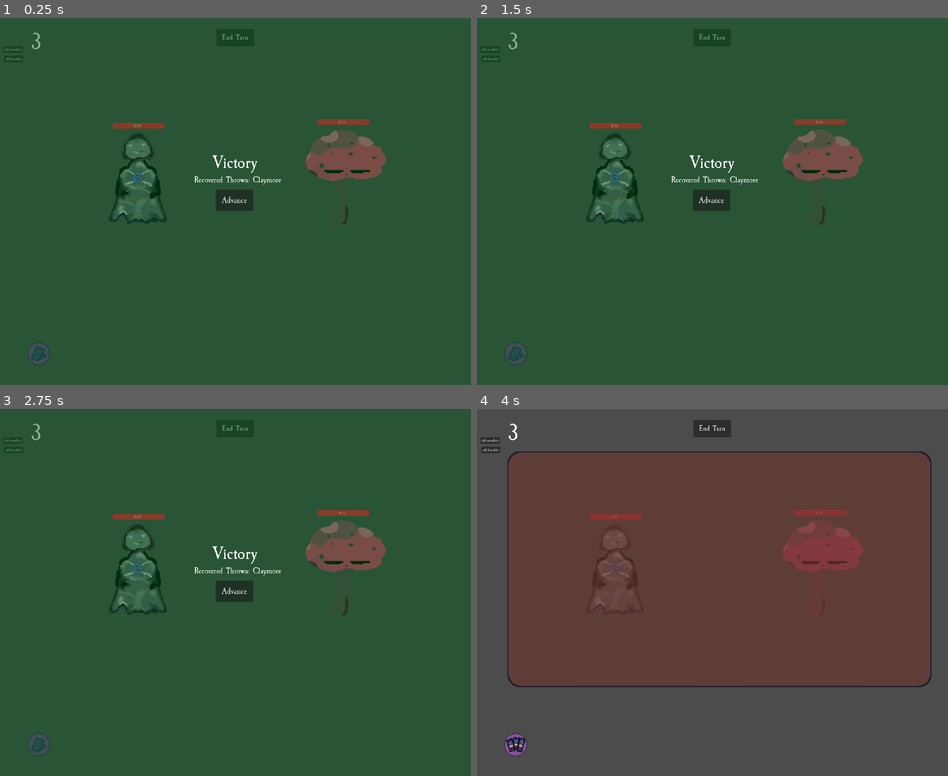
Above: before the commit, frames 1-4 (two rows, left to right).
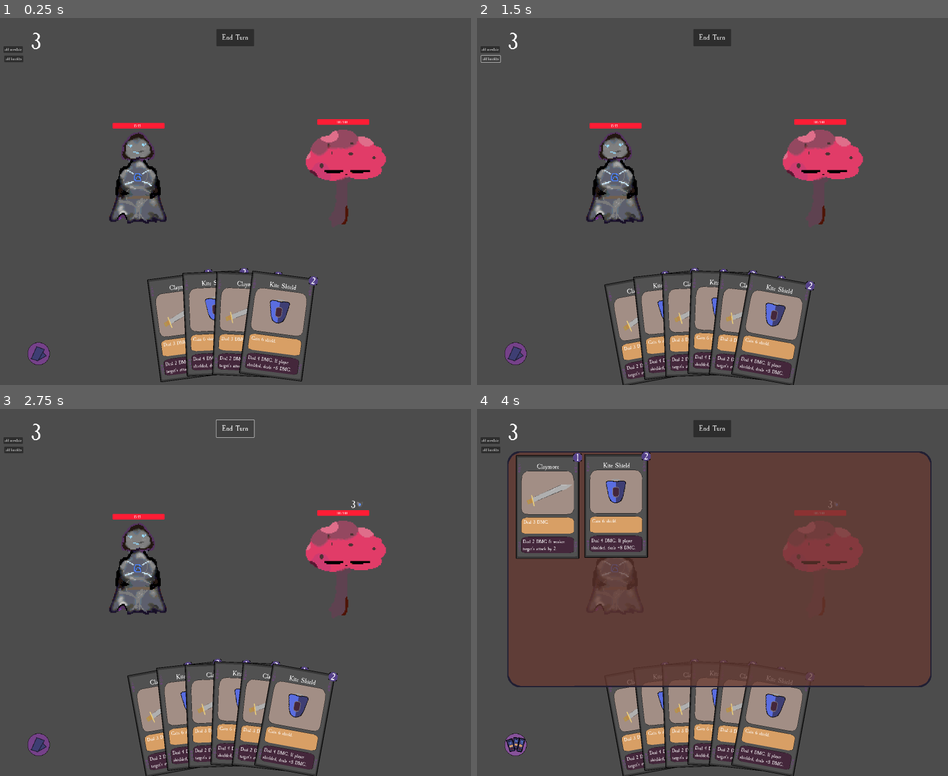
Above: after the commit, the same moments.

Repository: n0x1/Cardtrick
Game: Godot game, scene res://scenes/Main.tscn
Two runs of this game, one before a commit and one after it. Both use one fixed random seed, a clock stepped at 60 frames per second and the inputs below.
Inputs (mouse positions are in pixels of both pictures, inside the frame that each line leads up to):
- Up to frame 1 (0.25 s): no input
- Up to frame 2 (1.5 s): click "add snowflake" at 0.5 s; click "add knuckles" at 1.25 s
- Up to frame 3 (2.75 s): click "End Turn" at 2 s
- Up to frame 4 (4 s): click (712, 592) at 2.75 s, where only the run before the commit has a clickable "Advance"; click (514, 742) at 3.5 s

The runs differ from the first frame. In frame 1, 99% of the frame differs, in the area x 0-100%, y 0-100%; in frame 2, 99%; in frame 3, 100%; in frame 4, 14%.
Error before the commit: Cannot call method 'duplicate' on a null value. (res://scripts/Hand.gd:32)

Commit message:
performance fix with discard

Diff:
--- a/scenes/Main.tscn
+++ b/scenes/Main.tscn
@@ -9,6 +9,7 @@
 [ext_resource type="Texture2D" uid="uid://dde0vmmtkx35f" path="res://sprites/Icons/damage_change_sword.png" id="7_y22q8"]
 [ext_resource type="Texture2D" uid="uid://ddvyop1nqm207" path="res://sprites/Icons/bleed.png" id="8_b0jng"]
 [ext_resource type="Texture2D" uid="uid://ct103svanepry" path="res://sprites/Enemies/Mushroom.png" id="9_xtex8"]
+[ext_resource type="Texture2D" uid="uid://1rpokstfdx5e" path="res://sprites/Enemies/Ghost.png" id="10_0fvy3"]
 [ext_resource type="PackedScene" uid="uid://cq8thleckxxw8" path="res://scenes/ui/deck_view_window.tscn" id="10_b55e0"]
 [ext_resource type="Texture2D" uid="uid://5prk4i512iqu" path="res://sprites/Icons/deckbutton.png" id="10_o1fi1"]
 [ext_resource type="Texture2D" uid="uid://c0wogc7rilco7" path="res://sprites/deckviewui.png" id="11_cwtun"]
@@ -22,10 +23,9 @@
 corner_radius_bottom_right = 4
 corner_radius_bottom_left = 4
 
-[node name="Main" type="Node2D" node_paths=PackedStringArray("player_character")]
+[node name="Main" type="Node2D"]
 position = Vector2(-81, -3)
 script = ExtResource("1_wrmrq")
-player_character = NodePath("GameScreen/PlayerCharacter")
 
 [node name="GameController" type="Node2D" parent="."]
 position = Vector2(-207, 14)
@@ -126,6 +126,8 @@
 [node name="EnemyCharacter" type="Node2D" parent="GameScreen"]
 position = Vector2(1562, 709)
 script = ExtResource("2_4j42c")
+max_health = 100
+health = 100
 
 [node name="EnemySprite" type="Sprite2D" parent="GameScreen/EnemyCharacter"]
 position = Vector2(186, 15)
@@ -138,8 +140,7 @@
 offset_right = 294.0
 offset_bottom = -266.0
 theme_override_styles/fill = SubResource("StyleBoxFlat_70d4t")
-max_value = 15.0
-value = 15.0
+value = 100.0
 show_percentage = false
 metadata/_edit_use_anchors_ = true
 
@@ -149,7 +150,7 @@
 offset_top = 3.0
 offset_right = 187.0
 offset_bottom = 23.0
-text = "15/15"
+text = "100/100"
 horizontal_alignment = 1
 metadata/_edit_use_anchors_ = true
 
@@ -206,6 +207,183 @@
 offset_bottom = 24.6923
 theme_override_font_sizes/font_size = 30
 horizontal_alignment = 1
+
+[node name="GhostCharacter1" type="Node2D" parent="GameScreen"]
+visible = false
+position = Vector2(1717, 850)
+script = ExtResource("2_4j42c")
+max_health = 10
+health = 10
+
+[node name="EnemySprite" type="Sprite2D" parent="GameScreen/GhostCharacter1"]
+position = Vector2(186, 15)
+scale = Vector2(4.2, 4.2)
+texture = ExtResource("10_0fvy3")
+
+[node name="Healthbar" type="ProgressBar" parent="GameScreen/GhostCharacter1"]
+offset_left = 73.0
+offset_top = -290.0
+offset_right = 294.0
+offset_bottom = -266.0
+theme_override_styles/fill = SubResource("StyleBoxFlat_70d4t")
+max_value = 10.0
+value = 10.0
+show_percentage = false
+metadata/_edit_use_anchors_ = true
+
+[node name="HealthText" type="Label" parent="GameScreen/GhostCharacter1/Healthbar"]
+layout_mode = 0
+offset_left = 25.0
+offset_top = 3.0
+offset_right = 187.0
+offset_bottom = 23.0
+text = "10/10"
+horizontal_alignment = 1
+metadata/_edit_use_anchors_ = true
+
+[node name="Shield" type="Sprite2D" parent="GameScreen/GhostCharacter1"]
+visible = false
+position = Vector2(254, -317)
+scale = Vector2(1.15625, 1.125)
+texture = ExtResource("5_4i1j7")
+
+[node name="ShieldNum" type="Label" parent="GameScreen/GhostCharacter1/Shield"]
+offset_left = -73.5135
+offset_top = -19.5555
+offset_right = -14.5135
+offset_bottom = 29.4445
+theme_override_font_sizes/font_size = 40
+text = "0"
+horizontal_alignment = 2
+
+[node name="AttackChange" type="Sprite2D" parent="GameScreen/GhostCharacter1"]
+visible = false
+position = Vector2(283, -244)
+scale = Vector2(0.71875, 0.734375)
+texture = ExtResource("7_y22q8")
+
+[node name="AttackChgNum" type="Label" parent="GameScreen/GhostCharacter1/AttackChange"]
+offset_left = -57.0435
+offset_top = -28.5958
+offset_right = -21.0435
+offset_bottom = 20.4042
+theme_override_font_sizes/font_size = 40
+text = "0"
+horizontal_alignment = 2
+metadata/_edit_use_anchors_ = true
+
+[node name="Bleeding" type="Sprite2D" parent="GameScreen/GhostCharacter1"]
+visible = false
+position = Vector2(329, -279)
+scale = Vector2(0.687501, 0.8125)
+texture = ExtResource("8_b0jng")
+
+[node name="BleedingLabel" type="Label" parent="GameScreen/GhostCharacter1/Bleeding"]
+offset_left = -49.0
+offset_top = -16.0
+offset_right = -17.0
+offset_bottom = 21.0
+theme_override_font_sizes/font_size = 30
+horizontal_alignment = 2
+justification_flags = 162
+
+[node name="TurnLabel" type="Label" parent="GameScreen/GhostCharacter1/Bleeding"]
+offset_left = -5.81818
+offset_top = -12.3077
+offset_right = 8.18182
+offset_bottom = 24.6923
+theme_override_font_sizes/font_size = 30
+horizontal_alignment = 1
+
+[node name="GhostCharacter2" type="Node2D" parent="GameScreen"]
+visible = false
+position = Vector2(1459, 314)
+script = ExtResource("2_4j42c")
+max_health = 10
+health = 10
+
+[node name="EnemySprite" type="Sprite2D" parent="GameScreen/GhostCharacter2"]
+position = Vector2(186, 15)
+scale = Vector2(4.2, 4.2)
+texture = ExtResource("10_0fvy3")
+
+[node name="Healthbar" type="ProgressBar" parent="GameScreen/GhostCharacter2"]
+offset_left = 73.0
+offset_top = -290.0
+offset_right = 294.0
+offset_bottom = -266.0
+theme_override_styles/fill = SubResource("StyleBoxFlat_70d4t")
+max_value = 10.0
+value = 10.0
+show_percentage = false
+metadata/_edit_use_anchors_ = true
+
+[node name="HealthText" type="Label" parent="GameScreen/GhostCharacter2/Healthbar"]
+layout_mode = 0
+offset_left = 25.0
+offset_top = 3.0
+offset_right = 187.0
+offset_bottom = 23.0
+text = "10/10"
+horizontal_alignment = 1
+metadata/_edit_use_anchors_ = true
+
+[node name="Shield" type="Sprite2D" parent="GameScreen/GhostCharacter2"]
+visible = false
+position = Vector2(254, -317)
+scale = Vector2(1.15625, 1.125)
+texture = ExtResource("5_4i1j7")
+
+[node name="ShieldNum" type="Label" parent="GameScreen/GhostCharacter2/Shield"]
+offset_left = -73.5135
+offset_top = -19.5555
+offset_right = -14.5135
+offset_bottom = 29.4445
+theme_override_font_sizes/font_size = 40
+text = "0"
+horizontal_alignment = 2
+
+[node name="AttackChange" type="Sprite2D" parent="GameScreen/GhostCharacter2"]
+visible = false
+position = Vector2(283, -244)
+scale = Vector2(0.71875, 0.734375)
+texture = ExtResource("7_y22q8")
+
+[node name="AttackChgNum" type="Label" parent="GameScreen/GhostCharacter2/AttackChange"]
+offset_left = -57.0435
+offset_top = -28.5958
+offset_right = -21.0435
+offset_bottom = 20.4042
+theme_override_font_sizes/font_size = 40
+text = "0"
+horizontal_alignment = 2
+metadata/_edit_use_anchors_ = true
+
+[node name="Bleeding" type="Sprite2D" parent="GameScreen/GhostCharacter2"]
+visible = false
+position = Vector2(329, -279)
+scale = Vector2(0.687501, 0.8125)
+texture = ExtResource("8_b0jng")
+
+[node name="BleedingLabel" type="Label" parent="GameScreen/GhostCharacter2/Bleeding"]
+offset_left = -49.0
+offset_top = -16.0
+offset_right = -17.0
+offset_bottom = 21.0
+theme_override_font_sizes/font_size = 30
+horizontal_alignment = 2
+justification_flags = 162
+
+[node name="TurnLabel" type="Label" parent="GameScreen/GhostCharacter2/Bleeding"]
+offset_left = -5.81818
+offset_top = -12.3077
+offset_right = 8.18182
+offset_bottom = 24.6923
+theme_override_font_sizes/font_size = 30
+horizontal_alignment = 1
+
+[node name="LoopholeSwitch" type="Node2D" parent="GameScreen"]
+visible = false
 
 [node name="ManaAmount" type="Label" parent="."]
 offset_left = 198.0
@@ -277,6 +455,7 @@
 text = "Restart"
 
 [node name="WinOverlay" type="ColorRect" parent="CanvasLayer"]
+visible = false
 z_index = 4095
 anchors_preset = 15
 anchor_right = 1.0
@@ -301,11 +480,11 @@
 anchors_preset = -1
 anchor_right = 0.208
 anchor_bottom = 0.226
-offset_left = 916.0
-offset_top = 730.0
-offset_right = 659.0
-offset_bottom = 467.44
-theme_override_font_sizes/font_size = 40
+offset_left = 883.0
+offset_top = 784.0
+offset_right = 688.0
+offset_bottom = 521.44
+theme_override_font_sizes/font_size = 45
 text = "Advance"
 
 [node name="RecoverText" type="Label" parent="CanvasLayer/WinOverlay"]
@@ -316,6 +495,17 @@
 offset_bottom = 777.0
 theme_override_font_sizes/font_size = 38
 text = "Recovered Thrown: Claymore"
+horizontal_alignment = 1
+
+[node name="RippedText" type="Label" parent="CanvasLayer/WinOverlay"]
+layout_mode = 0
+offset_left = 822.0
+offset_top = 711.0
+offset_right = 1167.0
+offset_bottom = 768.0
+theme_override_font_sizes/font_size = 38
+text = "Ripped: 0
+"
 horizontal_alignment = 1
 
 [node name="DeckViewBgRect" type="TextureRect" parent="CanvasLayer"]
--- a/scripts/Character.gd
+++ b/scripts/Character.gd
@@ -1,7 +1,6 @@
 @tool
 class_name Character extends Node2D
 
-@export var sprite_texture: CompressedTexture2D
 @export var max_health: int = 15
 @export var health: int = 15
 @export var shield: int = 0
--- a/scripts/GameController.gd
+++ b/scripts/GameController.gd
@@ -34,9 +34,11 @@
 	match current_state:
 		GameState.PLAYER_TURN:
 			var player_hand = $"../DeckHand/Hand" as Hand
-			if player_hand.discard_pile.size() > 0:
-				var random_discarded = player_hand.discard_pile.pick_random()
-				player_hand.add_card(random_discarded, "draw from discard")
+			if player_hand.discard_pile.size() > 0 and player_hand.hand.is_empty():
+				player_hand.undiscard()
+			#elif player_hand.discard_pile.size() / player_hand.hand.size() >= 4: # use this for a random approach maybe for now its just all cards once you empty hand
+				#var random_discarded = player_hand.discard_pile.pick_random()
+				#player_hand.add_card(random_discarded, "draw from discard")
 		GameState.ENEMY_TURN:
 			pass
 		GameState.GAMEOVER:
--- a/scripts/Hand.gd
+++ b/scripts/Hand.gd
@@ -29,16 +29,13 @@
 var raised_z_index = 99
 
 func add_card(card: Node2D, action):
-	var dupe = card.duplicate()
-	hand.push_back(dupe)
-	add_child(dupe)
-
-	if action == "draw from discard":
-		var removing_index = discard_pile.find(card)
-		discard_pile.remove_at(removing_index)
-
-	dupe.mouse_entered.connect(_handle_card_touched)
-	dupe.mouse_exited.connect(_handle_card_untouched)
+
+	if action == "init":
+		var dupe = card.duplicate()
+		hand.push_back(dupe)
+		add_child(dupe)
+		dupe.mouse_entered.connect(_handle_card_touched)
+		dupe.mouse_exited.connect(_handle_card_untouched)
 	reposition_cards()
 	if $StagedLabel.visible == true:
 		$StagedLabel.hide()
@@ -58,9 +55,16 @@
 func discard(index):
 	var discarding_card = hand[index]
 	discard_pile.push_back(discarding_card)
-	remove_child(discarding_card)
+	discarding_card.hide()
 	hand.remove_at(index)
 	unstage_cards()
+
+func undiscard():
+	for card in discard_pile:
+		card.show()
+		hand.push_back(card)
+	discard_pile.clear()
+	reposition_cards()
 
 func stage_card(index):
 	make_NEM_invisible()
--- a/scripts/Main.gd
+++ b/scripts/Main.gd
@@ -1,16 +1,18 @@
 extends Node2D
 
-@export var player_character: Character
-
+@onready var player_character: Character = $GameScreen/PlayerCharacter
 @onready var game_control: GameController = $GameController
 @onready var deck_view_overlay: DeckViewWindow = $CanvasLayer/DeckViewWindow as DeckViewWindow
 @onready var deck: Deck = Deck.new()
 
-const PLAYER_STARTING_MAX_HP := 15
+const PLAYER_STARTING_MAX_HP = 15
+const LEVEL_LOOPS = 5 #loops until it repeats enemies
 
 var enemy_character_state: int = 0
 var level: int = 0
 var enemies := []
+var ripped_count := 0
+var viewing_win := false
 
 var recovered_card = null
 
@@ -18,17 +20,19 @@
 	for enemy in enemies:
 		if enemy.health > 0:
 			return false
-		print('all dead')
 		return true
 
 var enemy_base_damage: int = 2 # for enemies
 var enemy_base_shield: int = 3
+var enemy_base_health := 10
 
 # Called when the node enters the scene tree for the first time.
-func _ready():
+func _ready(): #level 0
 	$DeckHand.deck = deck
+	set_default_player_deck()
 	enemies.push_back($GameScreen/EnemyCharacter)
-
+	enemies[0].max_health = enemy_base_health + 90 # just for init and loophole explanation
+	enemies[0].health = enemy_base_health + 90
 
 # Called every frame. 'delta' is the elapsed time since the previous frame.
 func _process(delta):
@@ -46,25 +50,32 @@
 	if game_control.current_state == GameController.GameState.ENEMY_TURN:
 		#ai logic
 		var enemydamagechange = $GameScreen/EnemyCharacter.damage_change # change this to iterate for multi enemy lvls
-		if posmod(level, 5) == 0: #1 mushroom
+		if posmod(level, LEVEL_LOOPS) == 0: #1 mushroom
 			if enemy_character_state == 0:
 				$GameScreen/EnemyCharacter.change_shield(enemy_base_shield)
 			elif enemy_character_state == 1:
 				$GameScreen/PlayerCharacter.take_damage(enemy_base_damage + enemydamagechange)
 			elif enemy_character_state == 2:
 				$GameScreen/PlayerCharacter.take_damage(2 + enemy_base_shield + enemydamagechange)
-		if posmod(level, 5) == 1: # ghosts
+		if posmod(level, LEVEL_LOOPS) == 1: # ghosts
 			pass
 
 		enemy_character_state = posmod(enemy_character_state + 1, 3) # % but +
 		game_control.transition(GameController.GameState.PLAYER_TURN)
 		$GameScreen/PlayerCharacter.start_turn()
 
-	if game_control.current_state == GameController.GameState.VICTORY:
+	if game_control.current_state == GameController.GameState.VICTORY and viewing_win == false:
 		$CanvasLayer/WinOverlay.visible = true
+
+		$CanvasLayer/WinOverlay/RippedText.set_text("Ripped: " + str(ripped_count))
+
 		var recoverable_thrown_cs = ($DeckHand/Hand as Hand).recoverable_thrown_cards
-		var recovered_card = recoverable_thrown_cs.pick_random()
-		$CanvasLayer/WinOverlay/RecoverText.set_text("Recovered" + str(recovered_card.name))
+		if !recoverable_thrown_cs.is_empty():
+			recovered_card = recoverable_thrown_cs.pick_random()
+			$CanvasLayer/WinOverlay/RecoverText.set_text("Recovered: " + recovered_card.get_card_name())
+		else:
+			$CanvasLayer/WinOverlay/RecoverText.set_text("No Cards Thrown")
+		viewing_win = true
 
 
 
@@ -90,6 +101,7 @@
 			$DeckHand/Hand.remove_card(staged_index)
 		if action == "rip":
 			$DeckHand/Hand.remove_card(staged_index)
+			ripped_count += 1
 		hand_node.make_NEM_invisible()
 	else:
 		hand_node.unstage_cards()
@@ -133,25 +145,33 @@
 	$CanvasLayer/GameOverOverlay.visible = false
 	$GameScreen/PlayerCharacter.show()
 	recovered_card = null
+	viewing_win = false
 
 	enemies.clear()
-
 	enemies.push_back($GameScreen/EnemyCharacter)
+
 	enemy_base_damage = 2 # this is init, it increases every win
 	enemy_base_shield = 3
+	enemy_base_health = 10
+	enemies[0].max_health = enemy_base_health + 90 # health is handled here because its the first mushroom
+	enemies[0].health = enemy_base_health + 90
 	reset_enemy_stats()
-
 
 
 func reset_enemy_stats(): # just for game over restart for now
 	for enemy in enemies:
 		enemy.shield = 0
 		enemy.damage_change = 0
-		enemy.max_health = 15
-		enemy.health = 15
 		enemy.bleeding = false
 		enemy.show()
 
+func set_default_player_deck():
+	($DeckHand/Hand as Hand).hand.clear()
+	($DeckHand.deck as Deck).clear_deck()
+
+	for n in 2:
+		($DeckHand as DeckNHand).add_to_deckview_and_hand($DeckHand.claymore_sc)
+		($DeckHand as DeckNHand).add_to_deckview_and_hand($DeckHand.kiteshield_sc)
 
 func _on_deck_button_pressed():
 	if deck_view_overlay.visible == false:
@@ -169,21 +189,32 @@
 	deck_view_overlay.visible = true
 	deck_view_overlay.display_card_list(deck.get_cards()) # pass array of list of UsableCard s
 	$CanvasLayer/DeckViewBgRect.visible = true
-	(get_node("DeckHand/Hand") as Hand).unstage_cards()
+	$DeckHand/Hand.unstage_cards()
 
 func hide_deck_view():
 	(game_control as GameController).resume()
 	deck_view_overlay.visible = false
 	$CanvasLayer/DeckViewBgRect.visible = false
-
+	$DeckHand/Hand.unstage_cards()
 
 
 func _on_button_v_pressed(): #victory button
 	game_control.current_state = GameController.GameState.PLAYER_TURN
-	($DeckHand as DeckNHand).add_to_deckview_and_hand(recovered_card)
+	if ($DeckHand/Hand as Hand).recoverable_thrown_cards.is_empty() == false:
+		($DeckHand as DeckNHand).add_to_deckview_and_hand(recovered_card)
 	enemies.clear()
+
+	viewing_win = false
 	$CanvasLayer/WinOverlay.visible = false
+	$DeckHand/Hand.unstage_cards()
 	level += 1
+	ripped_count = 0
+	player_character.mana = player_character.current_mana_cap
 	#increase difficulty
-	enemy_base_damage += floor(level / 2)# this is init, it increases every win
-	enemy_base_shield += floor(level / 2)
+	enemy_base_damage += floor(level)#  it increases every win
+	enemy_base_shield += floor(level ) # can divide
+
+
+	# transition to next enemy
+	if posmod(level, LEVEL_LOOPS) == 1:
+		pass
--- a/scripts/UsableCard.gd
+++ b/scripts/UsableCard.gd
@@ -4,7 +4,6 @@
 
 @export var action: Node2D
 @export var thrown: bool = false # implement this later vv, ThrowDescription only shows when true
-
 
 # Called when the node enters the scene tree for the first time.
 func _ready():
--- a/scripts/dataobjects/Deck.gd
+++ b/scripts/dataobjects/Deck.gd
@@ -17,6 +17,7 @@
 	for id in cards_above:
 		id -= 1
 
+
 func update_card(card_id: int, card: UsableCard):
 	card_collection[card_id] = card
 
@@ -28,8 +29,11 @@
 		return cards
 
 	# ideally it shouldnt be empty, try to limit at 1 card
-	# OR when its empty, discard pile drawn
 	return cards
 
 func _generate_card_id(card: UsableCard):
 	return id_counter
+
+
+func clear_deck(): # for restart
+	card_collection = {}
--- a/scripts/deck_n_hand.gd
+++ b/scripts/deck_n_hand.gd
@@ -5,11 +5,14 @@
 @export var deck: Deck
 
 
-@onready var ccs: PackedScene = preload("res://scenes/cards/claymore.tscn")
-@onready var scs: PackedScene = preload("res://scenes/cards/shield.tscn")
+@onready var claymore_card_scene: PackedScene = preload("res://scenes/cards/claymore.tscn")
+@onready var kiteshield_card_scene: PackedScene = preload("res://scenes/cards/shield.tscn")
 @onready var blizzard_card_scene: PackedScene = preload("res://scenes/cards/blizzard.tscn")
 @onready var brassknuckle_card_scene: PackedScene = preload("res://scenes/cards/brassknuckle.tscn")
 
+#instantiate all
+@onready var claymore_sc = claymore_card_scene.instantiate()
+@onready var kiteshield_sc = kiteshield_card_scene.instantiate()
 
 # Called when the node enters the scene tree for the first time.
 func _ready():
@@ -25,14 +28,12 @@
 	$Hand.add_card(card, "init") # just not so its  draw from discard pile
 
 func _on_button_pressed():
-	var c = ccs.instantiate()
-	add_to_deckview_and_hand(c) # only when adding first or throw recover, not if its discarded
+	add_to_deckview_and_hand(claymore_sc) # only when adding first or throw recover, not if its discarded
 
 
 
 func _on_button_2_pressed():
-	var d = scs.instantiate()
-	add_to_deckview_and_hand(d)
+	add_to_deckview_and_hand(kiteshield_sc)
 
 
 
--- a/scripts/ui/card_container.gd
+++ b/scripts/ui/card_container.gd
@@ -4,7 +4,8 @@
 
 var card: UsableCard:
 	set(_card):
-		remove_child(card)
+		if get_child_count() != 0:
+			remove_child(card)
 		card = _card
 		card.set_position(CARD_COMPONENT_POSITION)
 		add_child(card)
Not shown: 1 places in scenes/Main.tscn that only renumber resources
Not shown, changed: README.md
